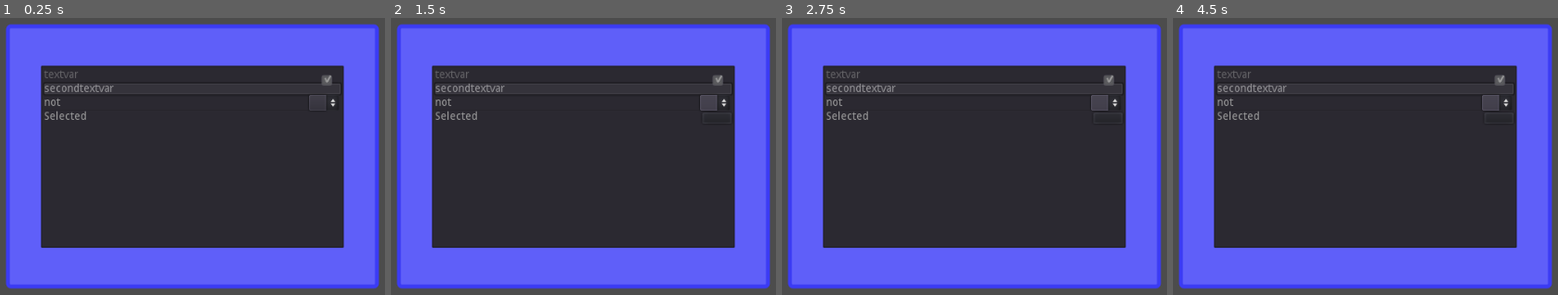
Above: before the commit, frames 1-4 (left to right).
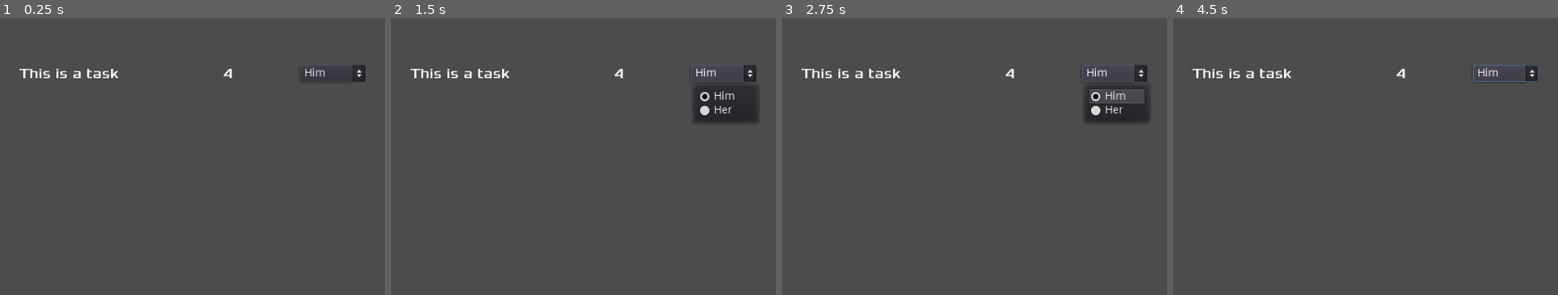
Above: after the commit, the same moments.

Repository: phillipsl0/vg-2018
Game: Godot game, scene res://TaskPicker.tscn
Same seed, same stepped clock (60 frames per second), same inputs: the game is played once before the commit and once after it. This scene is started directly instead of the project's main scene.
Inputs (mouse positions are in pixels of both pictures, inside the frame that each line leads up to; where the layout moved, square brackets give the same spot in the first picture):
- Up to frame 1 (0.25 s): no input
- Up to frame 2 (1.5 s): click (722, 73) [714, 101] at 0.5 s; tap Enter at 1.25 s; hold Right (ui_right) from 1.28 s (still down)
- Up to frame 3 (2.75 s): tap Space at 2 s; release Right (ui_right) at 2.03 s; hold Down (ui_down) from 2.03 s (still down)
- Up to frame 4 (4.5 s): tap Enter at 2.75, 4.25 s; release Down (ui_down) at 2.78 s; hold Right (ui_right) 2.78-3.53 s; tap Space at 3.5 s; hold Up (ui_up) 3.53-4.28 s; hold Left (ui_left) from 4.28 s (still down)

The runs differ from the first frame. In frame 1, 92% of the frame differs, in the area x 1-99%, y 2-98%; in frame 2, 91%; in frame 3, 91%; in frame 4, 92%.

Commit message:
list item created and spaced correctly

Diff:
--- /dev/null
+++ b/PanelContainer.gd
@@ -0,0 +1,29 @@
+extends PanelContainer
+
+# class member variables go here, for example:
+# var a = 2
+# var b = "textvar"
+
+# class member variables go here, for example:
+# var a = 2
+# var b = "textvar"
+var HER = 1
+
+func set_task(task):
+	$Task.text = str(task)
+
+func set_energy(energy):
+	$EnergyCost.text = str(energy)
+
+func set_option_availability(is_disabled):
+	$PlayerAssigned.set_item_disabled(is_disabled)
+
+	if (is_disabled):
+		$PlayerAssigned.select(HER)
+
+
+
+#func _process(delta):
+#	# Called every frame. Delta is time since last frame.
+#	# Update game logic here.
+#	pass
--- a/Player.tscn
+++ b/Player.tscn
@@ -26,7 +26,7 @@
 radius = 10.0
 height = 26.0
 
-[node name="Player" type="Area2D" index="0"]
+[node name="Player" type="Area2D"]
 
 input_pickable = true
 gravity_vec = Vector2( 0, 1 )
--- /dev/null
+++ b/PlayerAssigned.gd
@@ -0,0 +1,15 @@
+extends OptionButton
+
+# class member variables go here, for example:
+# var a = 2
+# var b = "textvar"
+
+func _ready():
+	# Called every time the node is added to the scene.
+	# Initialization here
+	pass
+
+#func _process(delta):
+#	# Called every frame. Delta is time since last frame.
+#	# Update game logic here.
+#	pass
--- /dev/null
+++ b/TaskAssigned.gd
@@ -0,0 +1,18 @@
+extends PanelContainer
+
+# class member variables go here, for example:
+# var a = 2
+# var b = "textvar"
+var HER = 1
+
+func set_task(task):
+	$Task.text = str(task)
+
+func set_energy(energy):
+	$EnergyCost.text = str(energy)
+
+func set_option_availability(is_disabled):
+	$PlayerAssigned.set_item_disabled(is_disabled)
+
+	if (is_disabled):
+		$PlayerAssigned.select(HER)
--- /dev/null
+++ b/TaskAssigned.tscn
@@ -0,0 +1,117 @@
+[gd_scene load_steps=6 format=2]
+
+[ext_resource path="res://VSplitContainer.gd" type="Script" id=1]
+
+[sub_resource type="DynamicFontData" id=1]
+
+font_path = "res://fonts/Xolonium-Regular.ttf"
+
+[sub_resource type="DynamicFont" id=2]
+
+size = 18
+use_mipmaps = false
+use_filter = false
+font_data = SubResource( 1 )
+_sections_unfolded = [ "Font", "Settings" ]
+
+[sub_resource type="DynamicFontData" id=3]
+
+font_path = "res://fonts/Xolonium-Regular.ttf"
+
+[sub_resource type="DynamicFont" id=4]
+
+size = 18
+use_mipmaps = false
+use_filter = false
+font_data = SubResource( 3 )
+_sections_unfolded = [ "Extra Spacing", "Font", "Settings" ]
+
+[node name="Grid" type="HBoxContainer" index="0"]
+
+anchor_left = 0.0
+anchor_top = 0.0
+anchor_right = 0.0
+anchor_bottom = 0.0
+rect_min_size = Vector2( 450, 0 )
+rect_pivot_offset = Vector2( 0, 0 )
+mouse_filter = 1
+mouse_default_cursor_shape = 0
+size_flags_horizontal = 1
+size_flags_vertical = 1
+alignment = 0
+script = ExtResource( 1 )
+_sections_unfolded = [ "Anchor", "Margin", "Rect", "Size Flags", "Theme" ]
+
+[node name="Task" type="Label" parent="." index="0"]
+
+anchor_left = 0.0
+anchor_top = 0.0
+anchor_right = 0.0
+anchor_bottom = 0.0
+margin_right = 178.0
+margin_bottom = 22.0
+rect_min_size = Vector2( 0, 20 )
+rect_pivot_offset = Vector2( 0, 0 )
+mouse_filter = 2
+mouse_default_cursor_shape = 0
+size_flags_horizontal = 3
+size_flags_vertical = 4
+custom_fonts/font = SubResource( 2 )
+text = "This is a task"
+valign = 1
+percent_visible = 1.0
+lines_skipped = 0
+max_lines_visible = -1
+_sections_unfolded = [ "Size Flags", "custom_fonts" ]
+
+[node name="Energy" type="Label" parent="." index="1"]
+
+anchor_left = 0.0
+anchor_top = 0.0
+anchor_right = 0.0
+anchor_bottom = 0.0
+margin_left = 182.0
+margin_right = 360.0
+margin_bottom = 22.0
+rect_min_size = Vector2( 0, 20 )
+rect_pivot_offset = Vector2( 0, 0 )
+mouse_filter = 2
+mouse_default_cursor_shape = 0
+size_flags_horizontal = 3
+size_flags_vertical = 4
+custom_fonts/font = SubResource( 4 )
+text = "4"
+align = 1
+valign = 1
+percent_visible = 1.0
+lines_skipped = 0
+max_lines_visible = -1
+_sections_unfolded = [ "Rect", "Size Flags", "custom_fonts" ]
+
+[node name="OptionButton" type="OptionButton" parent="." index="2"]
+
+anchor_left = 0.0
+anchor_top = 0.0
+anchor_right = 0.0
+anchor_bottom = 0.0
+margin_left = 364.0
+margin_right = 449.0
+margin_bottom = 22.0
+rect_min_size = Vector2( 85, 22 )
+rect_pivot_offset = Vector2( 0, 0 )
+focus_mode = 2
+mouse_filter = 0
+mouse_default_cursor_shape = 0
+size_flags_horizontal = 4
+size_flags_vertical = 4
+toggle_mode = false
+action_mode = 0
+enabled_focus_mode = 2
+shortcut = null
+group = null
+text = "Item 0"
+flat = false
+align = 0
+selected = 0
+items = [ "Him", null, false, 0, null, "Her", null, false, 1, null ]
+_sections_unfolded = [ "Hint", "Rect", "Size Flags" ]
--- a/TaskPicker.tscn
+++ b/TaskPicker.tscn
@@ -1,35 +1,7 @@
 [gd_scene load_steps=3 format=2]
 
-[ext_resource path="res://ItemList.gd" type="Script" id=1]
-
-[sub_resource type="StyleBoxFlat" id=1]
-
-content_margin_left = -1.0
-content_margin_right = -1.0
-content_margin_top = -1.0
-content_margin_bottom = -1.0
-bg_color = Color( 0.376471, 0.376471, 0.980392, 1 )
-draw_center = true
-border_width_left = 5
-border_width_top = 5
-border_width_right = 5
-border_width_bottom = 5
-border_color = Color( 0.235294, 0.235294, 0.964706, 1 )
-border_blend = false
-corner_radius_top_left = 5
-corner_radius_top_right = 5
-corner_radius_bottom_right = 5
-corner_radius_bottom_left = 5
-corner_detail = 8
-expand_margin_left = 0.0
-expand_margin_right = 0.0
-expand_margin_top = 0.0
-expand_margin_bottom = 0.0
-shadow_color = Color( 0, 0, 0, 0.6 )
-shadow_size = 0
-anti_aliasing = true
-anti_aliasing_size = 1
-_sections_unfolded = [ "Border", "Border Width", "Corner Radius" ]
+[ext_resource path="res://Tree.gd" type="Script" id=1]
+[ext_resource path="res://TaskAssigned.tscn" type="PackedScene" id=2]
 
 [node name="CanvasLayer" type="CanvasLayer" index="0"]
 
@@ -39,34 +11,16 @@
 scale = Vector2( 1, 1 )
 transform = Transform2D( 1, 0, 0, 1, 0, 0 )
 
-[node name="Panel" type="Panel" parent="." index="0"]
+[node name="Vertical" type="VBoxContainer" parent="." index="0"]
 
 anchor_left = 0.5
 anchor_top = 0.5
 anchor_right = 0.5
 anchor_bottom = 0.5
-margin_left = -241.5
-margin_top = -170.5
-margin_right = 241.5
-margin_bottom = 170.5
-rect_pivot_offset = Vector2( 0, 0 )
-mouse_filter = 0
-mouse_default_cursor_shape = 0
-size_flags_horizontal = 1
-size_flags_vertical = 1
-custom_styles/panel = SubResource( 1 )
-_sections_unfolded = [ "custom_styles" ]
-
-[node name="ItemList" type="ItemList" parent="Panel" index="0"]
-
-anchor_left = 0.5
-anchor_top = 0.5
-anchor_right = 0.5
-anchor_bottom = 0.5
-margin_left = -196.5
-margin_top = -118.0
-margin_right = 196.5
-margin_bottom = 118.0
+margin_left = -225.0
+margin_top = -118.5
+margin_right = 225.0
+margin_bottom = 118.5
 rect_pivot_offset = Vector2( 0, 0 )
 rect_clip_content = true
 focus_mode = 2
@@ -74,59 +28,10 @@
 mouse_default_cursor_shape = 0
 size_flags_horizontal = 1
 size_flags_vertical = 1
-items = [  ]
-select_mode = 0
-icon_mode = 1
-fixed_icon_size = Vector2( 0, 0 )
+alignment = 0
 script = ExtResource( 1 )
-_sections_unfolded = [ "Columns", "custom_colors", "custom_styles" ]
 
-[node name="CheckBox" type="CheckBox" parent="Panel" index="1"]
+[node name="Horizontal" parent="Vertical" index="0" instance=ExtResource( 2 )]
 
-anchor_left = 1.0
-anchor_top = 0.5
-anchor_right = 1.0
-anchor_bottom = 0.5
-margin_left = -79.0
-margin_top = -110.5
-margin_right = -55.0
-margin_bottom = -86.5
-rect_pivot_offset = Vector2( 0, 0 )
-mouse_filter = 0
-mouse_default_cursor_shape = 0
-size_flags_horizontal = 1
-size_flags_vertical = 1
-disabled = true
-toggle_mode = true
-pressed = true
-enabled_focus_mode = 2
-shortcut = null
-group = null
-flat = false
-align = 0
-
-[node name="OptionButton" type="OptionButton" parent="Panel" index="2"]
-
-anchor_left = 0.0
-anchor_top = 0.0
-anchor_right = 0.0
-anchor_bottom = 0.0
-margin_left = 393.0
-margin_top = 91.0
-margin_right = 432.0
-margin_bottom = 111.0
-rect_pivot_offset = Vector2( 0, 0 )
-focus_mode = 2
-mouse_filter = 0
-mouse_default_cursor_shape = 0
-size_flags_horizontal = 1
-size_flags_vertical = 1
-toggle_mode = false
-action_mode = 0
-enabled_focus_mode = 2
-shortcut = null
-group = null
-flat = false
-align = 0
-selected = -1
-items = [  ]
+margin_right = 450.0
+margin_bottom = 22.0
--- /dev/null
+++ b/Tree.gd
@@ -0,0 +1,28 @@
+extends VBoxContainer
+
+# class member variables go here, for example:
+# var a = 2
+# var b = "textvar"
+var selectedItems = ["textvar", "secondtextvar"]
+var unselectedItems = ["not", "Selected"]
+
+#func _ready():
+	# Called every time the node is added to the scene.
+	# Initialization here
+	#for i in range(len(selectedItems)):
+
+		#add_child(
+		#add_item(selectedItems[i])
+	#for i in range(len(unselectedItems)):
+	#	add_item(unselectedItems[i])
+
+	#select(0)
+	#set_item_disabled(0, true)
+	#select(1)
+	#set_item_disabled(1, true)
+	#pass
+
+#func _process(delta):
+#	# Called every frame. Delta is time since last frame.
+#	# Update game logic here.
+#	pass
--- /dev/null
+++ b/VSplitContainer.gd
@@ -0,0 +1,32 @@
+extends CanvasLayer
+
+# class member variables go here, for example:
+# var a = 2
+# var b = "textvar"
+# class member variables go here, for example:
+# var a = 2
+# var b = "textvar"
+var HER = 1
+
+func set_task(task):
+	$Task.text = str(task)
+
+func set_energy(energy):
+	$EnergyCost.text = str(energy)
+
+func set_option_availability(is_disabled):
+	$PlayerAssigned.set_item_disabled(is_disabled)
+
+	if (is_disabled):
+		$PlayerAssigned.select(HER)
+
+
+func _ready():
+	# Called every time the node is added to the scene.
+	# Initialization here
+	pass
+
+#func _process(delta):
+#	# Called every frame. Delta is time since last frame.
+#	# Update game logic here.
+#	pass
